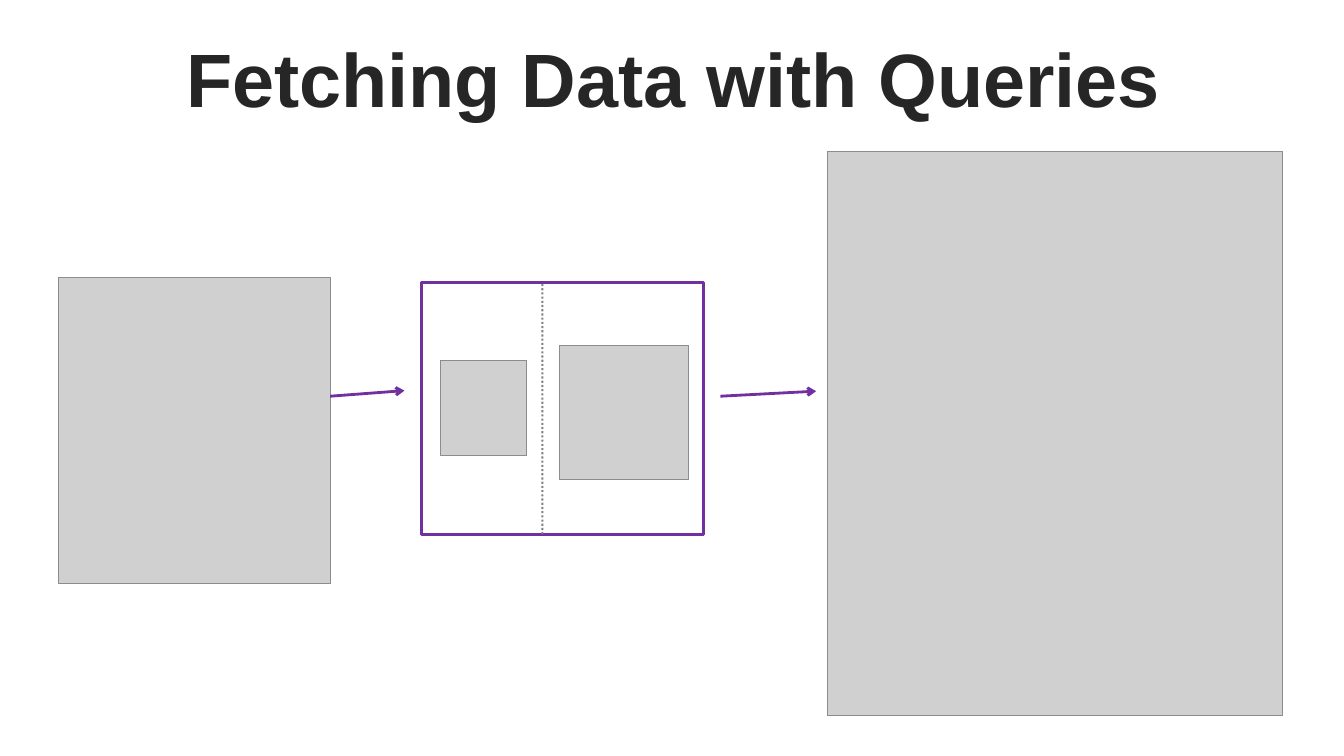
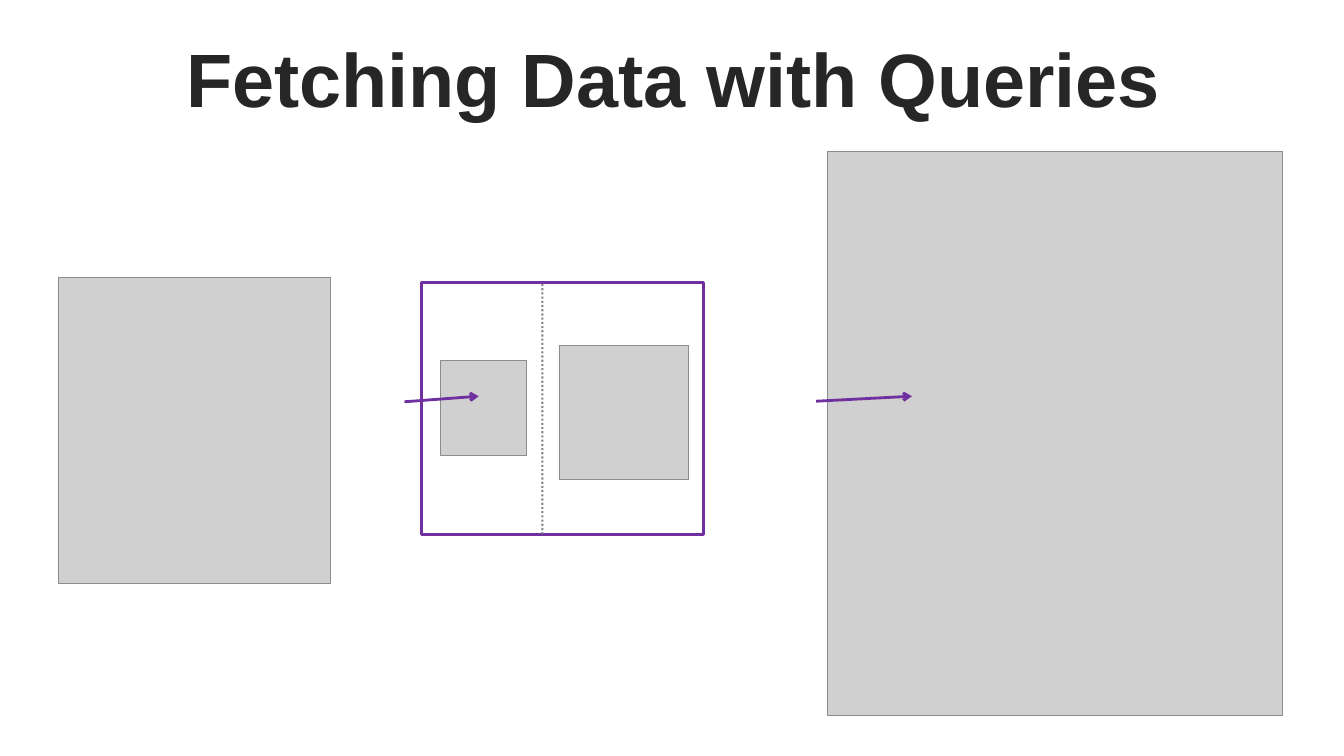
Before and after one commit to thanhlongvl/sportdemo, a slide deck: slide 17 of thuyettrinhgfinal_1.pptx. Drawn at 1344x756 pixels with LibreOffice and Linux fonts; fonts in the diff are those of the drawing; grey boxes stand for pictures. Boxes give left, top, right and bottom in pixels: in the first picture for what was removed or moved away, otherwise in the second. Text is boxed around its words. In the diff, an @@ line names an element or a change of style, - is before the commit and + after.

```diff
--- a/thuyettrinhgfinal_1.pptx
+++ b/thuyettrinhgfinal_1.pptx
@@ rectangle at (x1=421, y1=282, x2=704, y2=534): outline #7030A0 2.25 pt to #7030A0 2.24 pt @@
@@ freeform shape moved from (x1=330, y1=391, x2=404, y2=397) to (x1=404, y1=396, x2=479, y2=402) @@
@@ freeform shape moved from (x1=721, y1=391, x2=817, y2=396) to (x1=817, y1=396, x2=912, y2=401) @@
```
Also in this commit, not shown: 24 other slides changed, 1 slide added, 2 other files.
